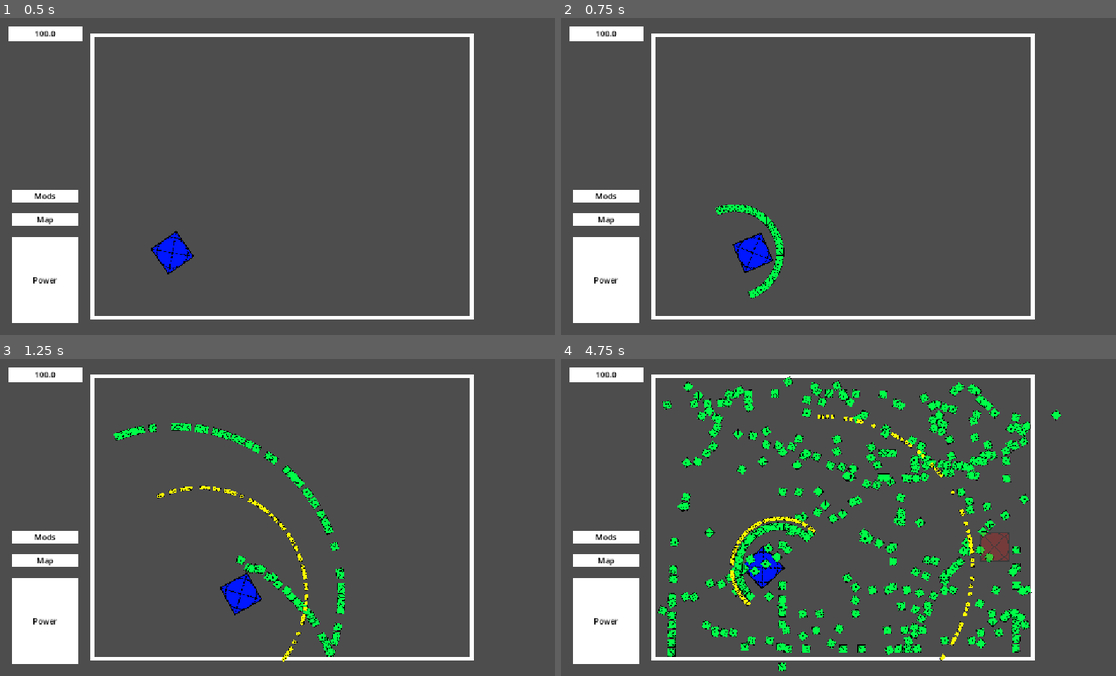
Above: before the commit, frames 1-4 (two rows, left to right).
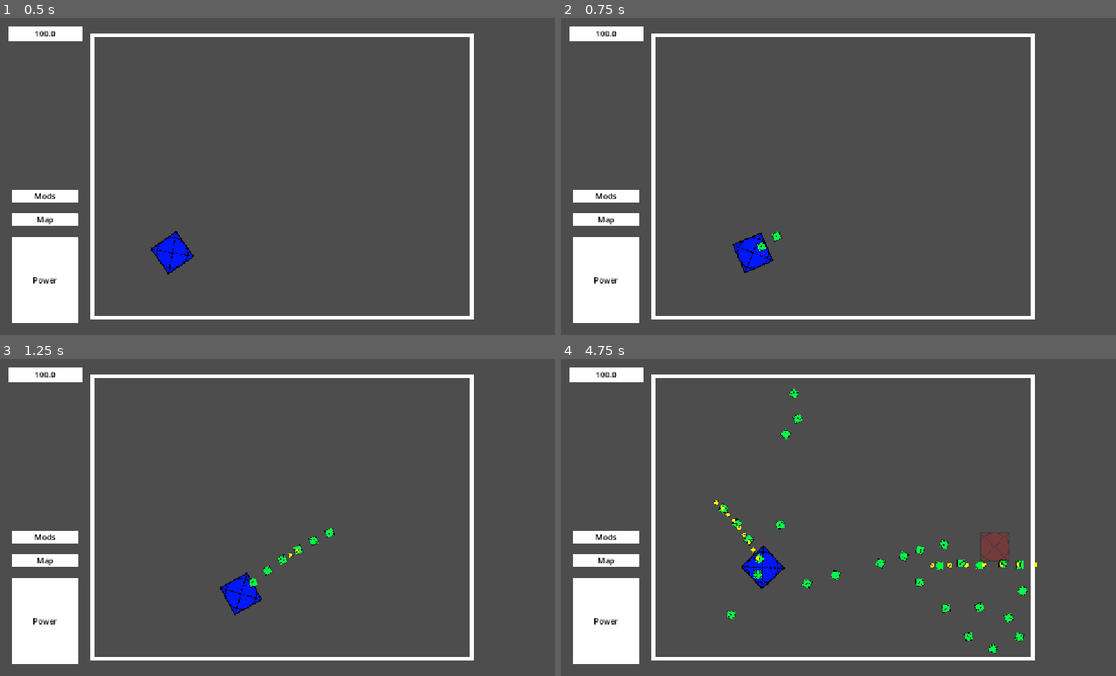
Above: after the commit, the same moments.

Repository: Jason-Lin450/P0W3RSH0T
Game: Godot game, scene res://Scenes/level.tscn
Same seed, same stepped clock (60 frames per second), same inputs: the game is played once before the commit and once after it.
Inputs (mouse positions are in pixels of both pictures, inside the frame that each line leads up to):
- Up to frame 1 (0.5 s): no input
- Up to frame 2 (0.75 s): tap Enter at 0.5 s; move the mouse to (966, 160) at 0.52 s; hold D (right) from 0.53 s (still down); hold Space (shoot) from 0.53 s (still down)
- Up to frame 3 (1.25 s): keep holding D (right); keep holding Space (shoot); tap Shift (subshoot) at 0.8 s
- Up to frame 4 (4.75 s): move the mouse to (727, 533) at 1.27 s; release D (right) at 1.28 s; release Space (shoot) at 1.28 s; hold S (down) 1.28-2.03 s; tap Shift (subshoot) at 1.35 s; tap Space (shoot) at 1.55, 2.85, 4.35 s; move the mouse to (899, 447) at 2.02 s; hold D (right) 2.03-2.78 s; hold Shift (subshoot) 2.03-2.78 s; tap E (autofire) at 2.1 s; move the mouse to (816, 580) at 2.77 s; hold W (up) 2.78-3.53 s; move the mouse to (1010, 565) at 3.52 s; hold Shift (subshoot) 3.53-4.28 s; hold A (left) from 3.53 s (still down); move the mouse to (672, 469) at 4.27 s

Frame 1 is identical in both runs. In frame 2, 0.7% of the frame differs, in the area x 27-41%, y 58-89%; in frame 3, 2.4%; in frame 4, 11%, in the area x 17-91%, y 5-99%.

Commit message:
rico

Diff:
--- a/Scripts/player.gd
+++ b/Scripts/player.gd
@@ -11,16 +11,18 @@
 var max_health = 100
 var health = max_health
 var speed = 200
-var firerate = 1
+var firerate = 10
 var dmg = 1
 var projectile_speed = 500
-var projectiles = 100
-var spread = 180
-var bounces = 1
+var projectiles = 1
+var spread = 0
+var bounces = 10
+var pierces = 1
+var ricochets = 1
 
 func _ready() -> void:
-	ProjectileTimer.wait_time = firerate
-	SubProjectileTimer.wait_time = firerate / 2.5
+	ProjectileTimer.wait_time = 1.0 / firerate
+	SubProjectileTimer.wait_time = 0.4 / firerate
 
 func _physics_process(delta: float) -> void:
 	look_at(get_global_mouse_position())
@@ -33,13 +35,13 @@
 		auto_fire = !auto_fire
 
 	#main wep
-	if (Input.is_action_pressed("shoot") or auto_fire) and ProjectileTimer.is_stopped() and ProjectileTimer.wait_time >= 0.05:
+	if (Input.is_action_pressed("shoot") or auto_fire) and ProjectileTimer.is_stopped():
 		for i in projectiles:
 			shoot.emit(position, rotation_degrees + rng.randi_range(-spread / 2, spread / 2))
 			ProjectileTimer.start()
 
 	#sub wep
-	if (Input.is_action_pressed("subshoot") or auto_fire) and SubProjectileTimer.is_stopped() and SubProjectileTimer.wait_time >= 0.05:
+	if (Input.is_action_pressed("subshoot") or auto_fire) and SubProjectileTimer.is_stopped():
 		for i in projectiles:
 			subshoot.emit(position, rotation_degrees + rng.randi_range(-spread / 2, spread / 2))
 			SubProjectileTimer.start()
--- a/Scripts/projectile.gd
+++ b/Scripts/projectile.gd
@@ -3,20 +3,27 @@
 @onready var LevelUI := get_tree().get_first_node_in_group("levelui")
 @onready var Player := get_tree().get_first_node_in_group("player")
 @onready var Borders := get_tree().get_nodes_in_group("borders")
+@onready var Enemies := get_tree().get_nodes_in_group("enemy")
+var hit_enemies: Array[Node2D]
 var speed
 var dmg
 var bounces
+var pierces
+var ricochets
 
 func _ready() -> void:
 	speed = Player.projectile_speed
 	dmg = Player.dmg
 	bounces = Player.bounces
+	pierces = Player.pierces
+	ricochets = Player.ricochets
 
 func _physics_process(delta: float) -> void:
 	position += global_transform.x.normalized() * speed * delta / scale
 
 func _on_body_entered(body: Node2D) -> void:
-	if body.is_in_group('borders') and get_overlapping_bodies().size() < 2:
+	if body.is_in_group('borders'):
+		hit_enemies.clear()
 		if (bounces > 0):
 			if Borders.slice(4, 8).has(body):
 				rotation_degrees = 180.0 - rotation_degrees
@@ -24,7 +31,15 @@
 				rotation_degrees = -rotation_degrees
 		else:
 			queue_free()
-	elif body.is_in_group('enemy'):
-		queue_free()
+	elif body.is_in_group('enemy') and !hit_enemies.has(body):
 		body.health -= dmg
 		LevelUI.current_enemy = body
+		if (ricochets > 0):
+			hit_enemies.clear()
+			hit_enemies.append(body)
+			look_at(Enemies.pick_random().position)
+		if (pierces > 0):
+			hit_enemies.append(body)
+		else:
+			queue_free()
+			return
